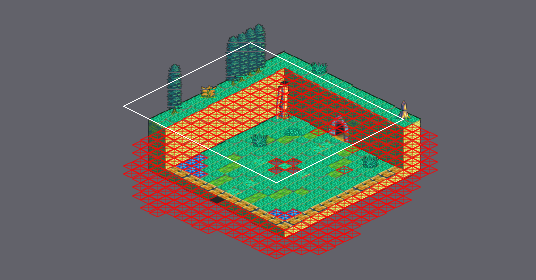
Level history. Tiled map: Final_Fantasy_Mystery_World/Game/assets/maps/Tutorial_Attack2.tmx. Above, an overview of the earlier version with the close-up marked.
Close-up. Earlier state:
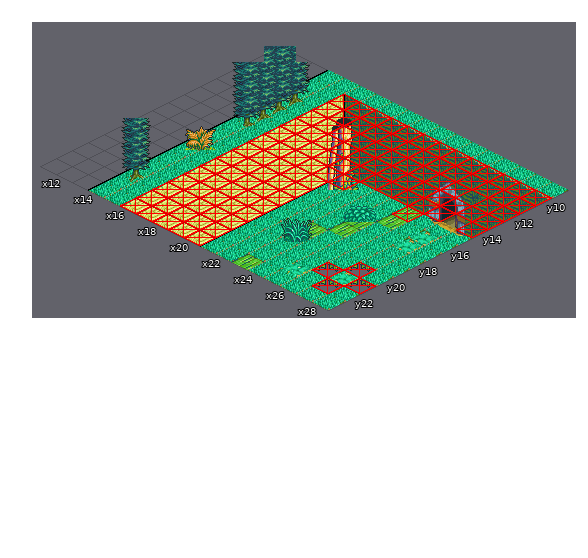
Cells are 32x16 px. Isometric: x runs down to the right, y down to the left. Shown: x 11..28, y 9..23. The commit also changed other parts of the map, which this record leaves out.
And afterwards:
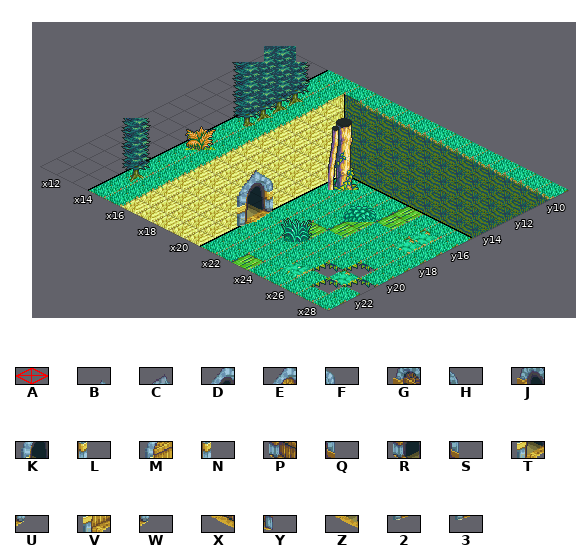
Key: from "tutorial_tileset": A 4, B 36, C 54, D 58, E 60, F 61, G 78, H 79, J 80, K 82, L 83, M 84, N 85, P 102, Q 103, R 104, S 105, T 106, U 107, V 108, W 109, X 126, Y 127, Z 128, 2 130, 3 132.
_ is an empty cell.
Change:
Layer "Door Close":
Tile 3 now appears in row 21 at x 21.
Tile B now appears in row 17 at x 17.
Tile E now appears in row 18 at x 18.
Tile F now appears in row 17 at x 19.
Tile M now appears in row 19 at x 19.
Tile N now appears in row 18 at x 20.
Tile V now appears in row 20 at x 20.
Tile W now appears in row 19 at x 21.
The author cleared tile C in row 12 at x 24.
The author cleared tile G in row 13 at x 25.
The author cleared tile H in row 12 at x 26.
The author cleared tile P in row 14 at x 26.
The author cleared tile Q in row 13 at x 27.
The author cleared tile X in row 15 at x 27.
The author cleared tile Y in row 14 at x 28.
Layer "Door Open":
Tile 2 now appears in row 21 at x 21.
Tile B now appears in row 17 at x 17.
Tile D now appears in row 18 at x 18.
Tile F now appears in row 17 at x 19.
Tile K now appears in row 19 at x 19.
Tile L now appears in row 18 at x 20.
Tile T now appears in row 20 at x 20.
Tile U now appears in row 19 at x 21.
The author cleared tile C in row 12 at x 24.
The author cleared tile H in row 12 at x 26.
The author cleared tile J in row 13 at x 25.
The author cleared tile R in row 14 at x 26.
The author cleared tile S in row 13 at x 27.
The author cleared tile Z in row 15 at x 27.
Layer "Collider" (now hidden):
The author cleared tile A in rows 10 to 11 at x 16 to 28; in row 12 at x 16 to 25 and 27 to 28; in row 13 at x 16 to 28; in row 14 at x 16 to 26 and 28; in row 15 at x 16 to 21 and 25; in rows 16 to 19 at x 16 to 20.
The author cleared tile A in row 20 at x 16 to 20 and 27; in row 21 at x 16 to 20, 26 and 28; in row 22 at x 16 to 20 and 27; in row 23 at x 16 to 20.
Changed places in both close-ups, as pixel boxes (x1, y1, x2, y2):
changed: (120, 94, 552, 246)
removed: (312, 262, 376, 294)
